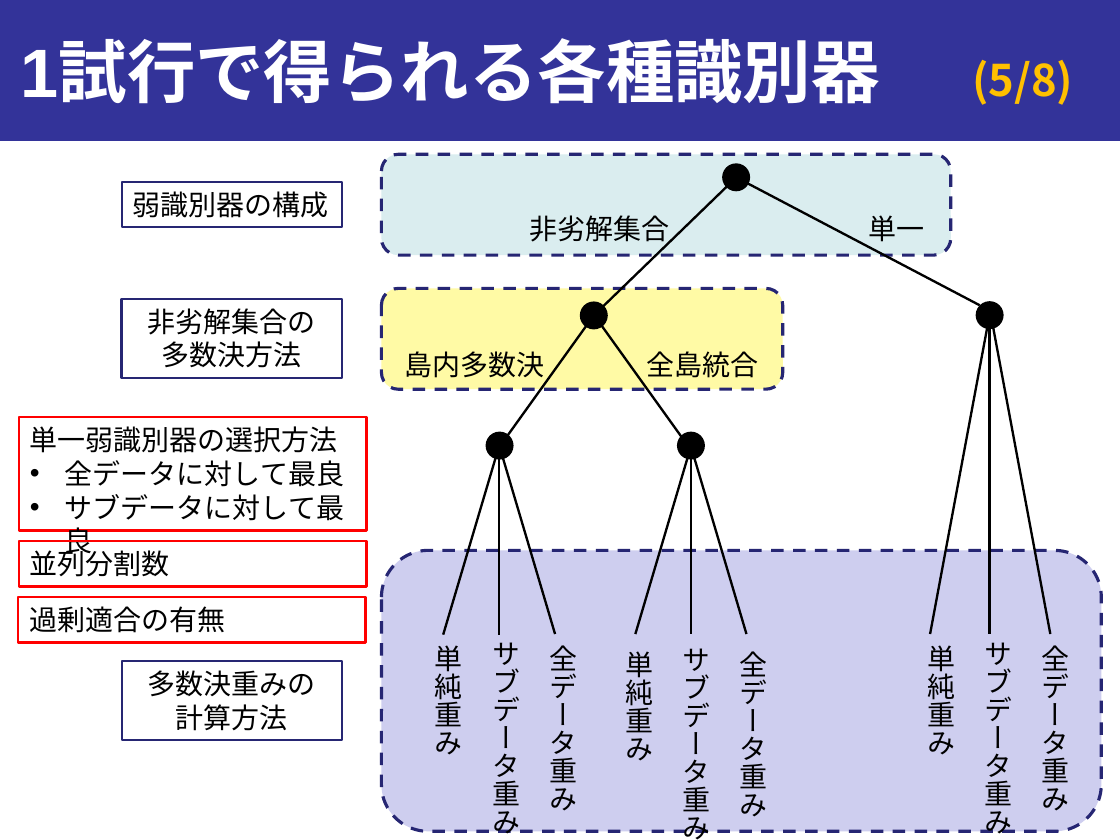
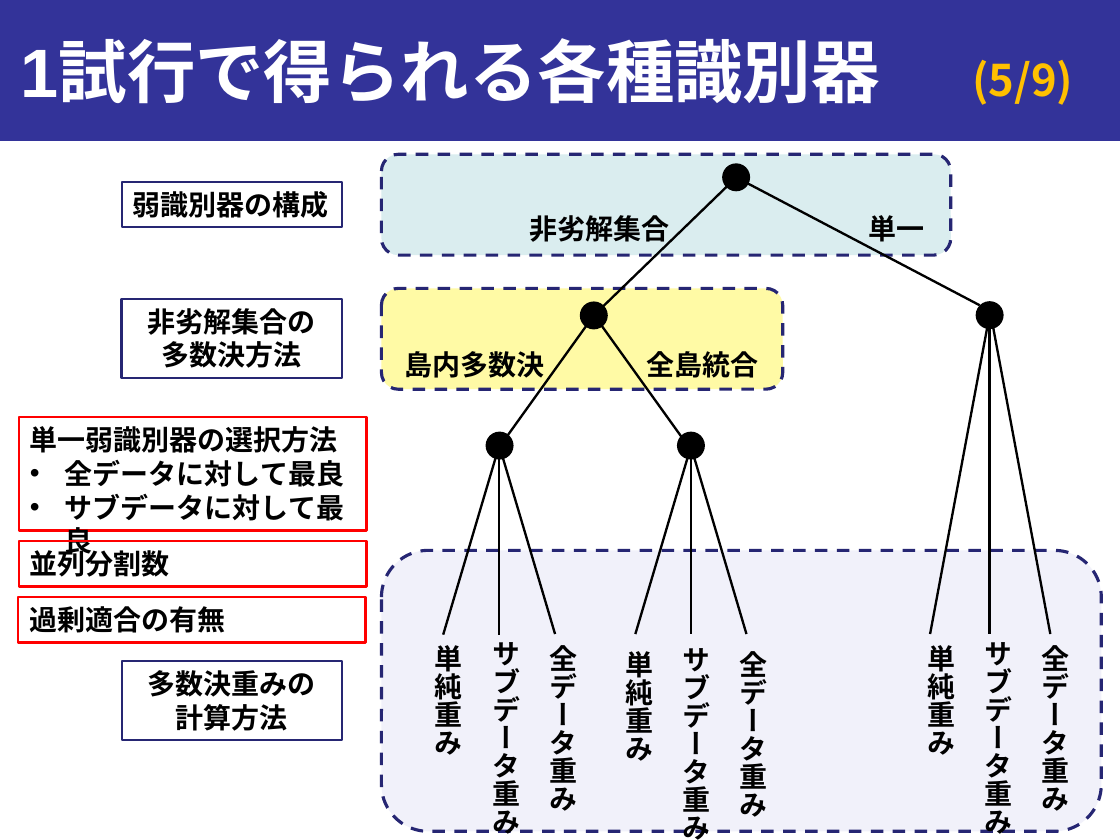
Before and after one commit to onikUone/Junior_slides, a slide deck: slide 5 of 進捗報告_第2回_20190115.pptx. Drawn at 1120x840 pixels with LibreOffice and Linux fonts; fonts in the diff are those of the drawing. Boxes give left, top, right and bottom in pixels: in the first picture for what was removed or moved away, otherwise in the second. Text is boxed around its words. In the diff, an @@ line names an element or a change of style, - is before the commit and + after.

```diff
--- a/進捗報告_第2回_20190115.pptx
+++ b/進捗報告_第2回_20190115.pptx
@@ page number at [972,60,1073,105]: text changed @@
-(5/8)
+(5/9)
@@ rounded rectangle at [382,550,1102,831]: fill #CECEEF to #CECEEF at 27% opacity @@
@@ bold on in 19 elements at [868,215,924,247], [530,215,670,247], [647,351,759,378], [404,351,544,378], [122,183,343,227], [121,299,342,379], [19,418,366,531], [19,541,366,586], [18,597,365,642], [122,661,342,740], [435,645,463,755], [625,651,653,761], [927,645,955,755], [549,645,577,811], [1042,645,1070,811], [739,651,767,817], [492,642,520,834], [682,648,710,840], [985,642,1013,834] @@
```
Also in this commit, not shown: 2 other slides changed, 1 slide added.
